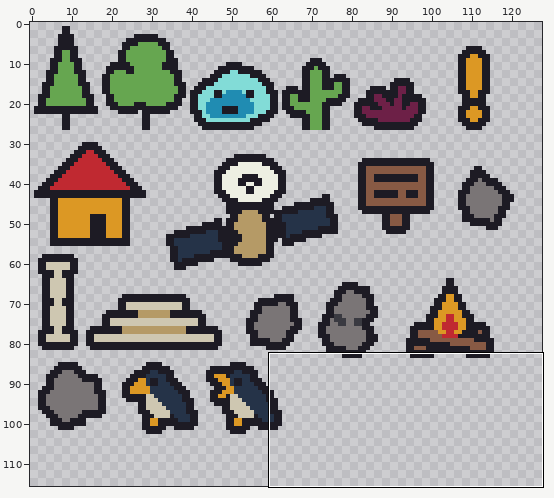
Edited in one commit: sprite sheet (Assets/Art/Sprites/Stuff.png). Above, an overview of the earlier version with the close-up marked.
Close-up. Earlier state:
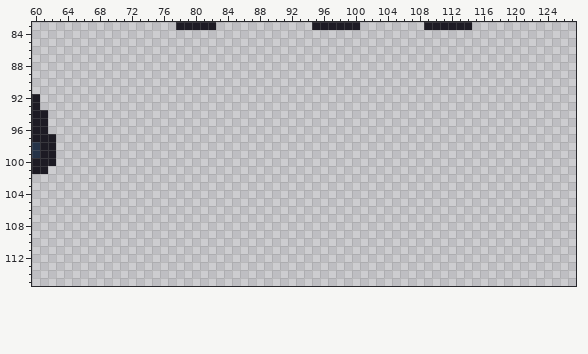
The file is 128x128 pixels. Shown: x 60..127, y 83..115. The wide view leaves out empty margins.
Once edited:
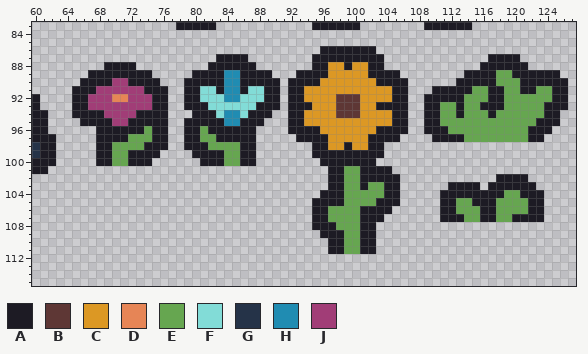
Palette (. is transparent): A #1d1b24  B #5e3735  C #dc9824  D #e68556  E #66a650  F #82dcd7  G #253348  H #208cb2  J #a13d77
Changes in this commit:
@@ x 60..127 @@
  85 ....................................................................
- 86 ....................................................................
- 87 ....................................................................
- 88 ....................................................................
- 89 ....................................................................
- 90 ....................................................................
- 91 ....................................................................
- 92 A...................................................................
- 93 A...................................................................
- 94 AA..................................................................
- 95 AA..................................................................
- 96 AA..................................................................
- 97 AAA.................................................................
- 98 GAA.................................................................
- 99 GAA.................................................................
-100 AAA.................................................................
-101 AA..................................................................
-102 ....................................................................
-103 ....................................................................
-104 ....................................................................
-105 ....................................................................
-106 ....................................................................
-107 ....................................................................
-108 ....................................................................
-109 ....................................................................
-110 ....................................................................
-111 ....................................................................
+ 86 ....................................AAAAAAA.........................
+ 87 .......................AAAA........AAAAAAAAA.............AAAA.......
+ 88 .........AAAA.........AAAAAA.......AACCACCAA............AAAAAA......
+ 89 .......AAAAAAAA.....AAAAHHAAAA...AAAACCCCCAAAA........AAAAEEAAAAAA..
+ 90 ......AAAAJJAAAA...AAAAAHHAAAAA.AAAACCCCCCCAAAA......AAAAAEEEAAAAAA.
+ 91 .....AAAJJJJJJAAA..AAFFAHHAFFAA.AACCCCCCCCCCCAA...AAAAAEEAAEEAAEEAA.
+ 92 A....AAJJJDDJJJAA..AAFFFHHFFFAA.AACCCCBBBCCCCAA..AAAAAEEEAAEEEEEEAA.
+ 93 A....AAJJJJJJJJAA..AAAFFFFFFAAA.AAACCCBBBCCAAAA..AAEEAEEAAAEEEEEAAA.
+ 94 AA...AAAAJJJJAAAA...AAAFHHFAAA..AACCCCBBBCCCCAA..AAEEAEEEAEEEEEEAA..
+ 95 AA....AAAAJJAAAAA..AAAAAHHAAA...AACCCCCCCCCCCAA..AAEEEEEEEEEEEEAAA..
+ 96 AA......AAAAAAEAA..AAEAAAAAA....AAAACCCCCCCAAAA..AAAEEEEEEEEEEAAA...
+ 97 AAA.....AAAAEEEAA..AAEEAAAAA.....AAAACCCCCAAAA....AAAAEEEEEEEEAA....
+ 98 GAA.....AAEEEEAAA..AAAEEEEAA.......AACCACCAA........................
+ 99 GAA.....AAEEAAAA....AAAAEEAA.......AAAAAAAAA........................
+100 AAA.....AAEEAAA......AAAEEAA........AAAAAAA.........................
+101 AA...................................AAEEAAAA.......................
+102 .....................................AAEEAAAAA............AAAA......
+103 .....................................AAEEAEEAA......AAAA.AAAAAA.....
+104 ....................................AAAEEEEEAA.....AAAAAAAAEEAAA....
+105 ...................................AAAAEEEEAAA.....AAEEAAAEEEEAA....
+106 ...................................AAEEEEAAAA......AAEEEAAEEEEAA....
+107 ...................................AAEEEEAAA.......AAAEEAAEEAAAA....
+108 ...................................AAAEEEAA.........................
+109 ....................................AAAEEAA.........................
+110 .....................................AAEEAA.........................
+111 .....................................AAEEAA.........................
 112 ....................................................................
